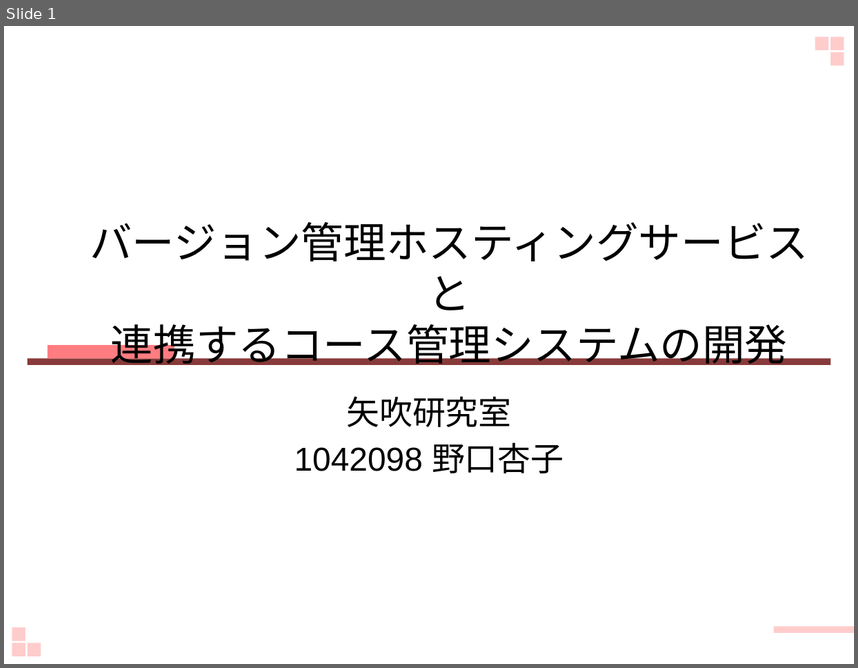
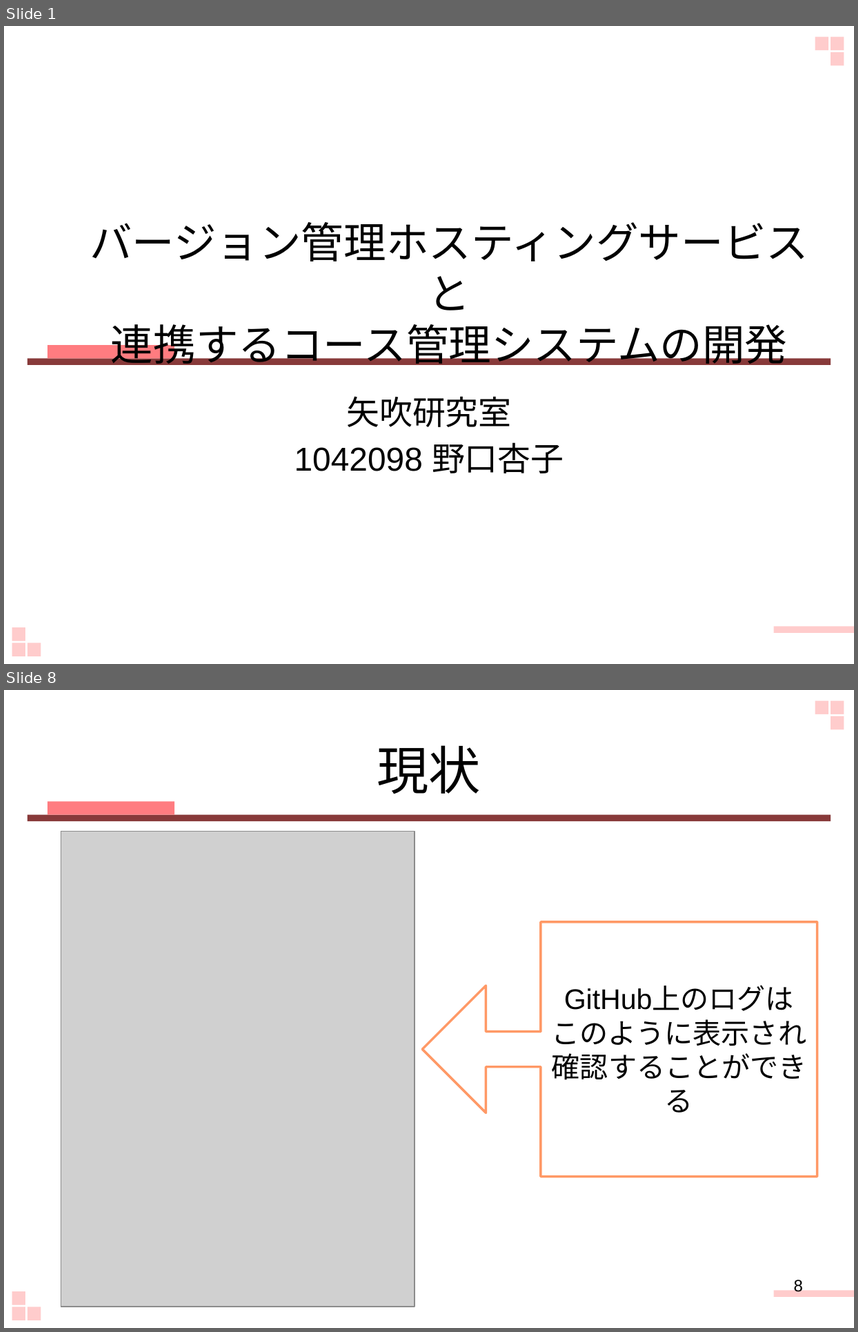
Before and after one commit to keimatsui/kadai, a slide deck: 卒業論文/2012/野口杏子/最終発表.pptx. Shown one above the other, each under a label of ours: slide 1 before the commit, slides 1 and 8 after it; the slides between them are not shown. The pictures are 858x668 and 858x1332 pixels, drawn with LibreOffice and Linux fonts; fonts in the diff are those of the drawing; grey boxes stand for pictures. Boxes give left, top, right and bottom in pixels: in the first picture for what was removed or moved away, otherwise in the second. Text is boxed around its words. In the diff, an @@ line names an element or a change of style, - is before the commit and + after.

```diff
--- a/卒業論文/2012/野口杏子/最終発表.pptx
+++ b/卒業論文/2012/野口杏子/最終発表.pptx
@@ slide 8 added at <box>4,690,854,1328</box>, background #FFFFFF; not listed: 7 template elements that a slide beside it also shows @@
@@ title added at <box>377,745,481,794</box>, 44 pt, text #000000 @@
+現状
@@ rectangle added at <box>47,801,174,815</box>, fill #FF7C80 @@
@@ rectangle added at <box>27,815,831,822</box>, fill #883A3A @@
@@ picture added at <box>61,831,415,1306</box> @@
@@ left arrow callout added at <box>422,922,818,1176</box>, fill #FFFFFF, outline #FF9966 2 pt, 24 pt, text #000000 @@
+GitHub上のログは
+このように表示され
+確認することができる
@@ page number added at <box>794,1278,803,1292</box>, 14 pt, text #000000 @@
+8
```
Also in this commit, not shown: 5 slides changed, 10 other slides added, 6 slides removed.
